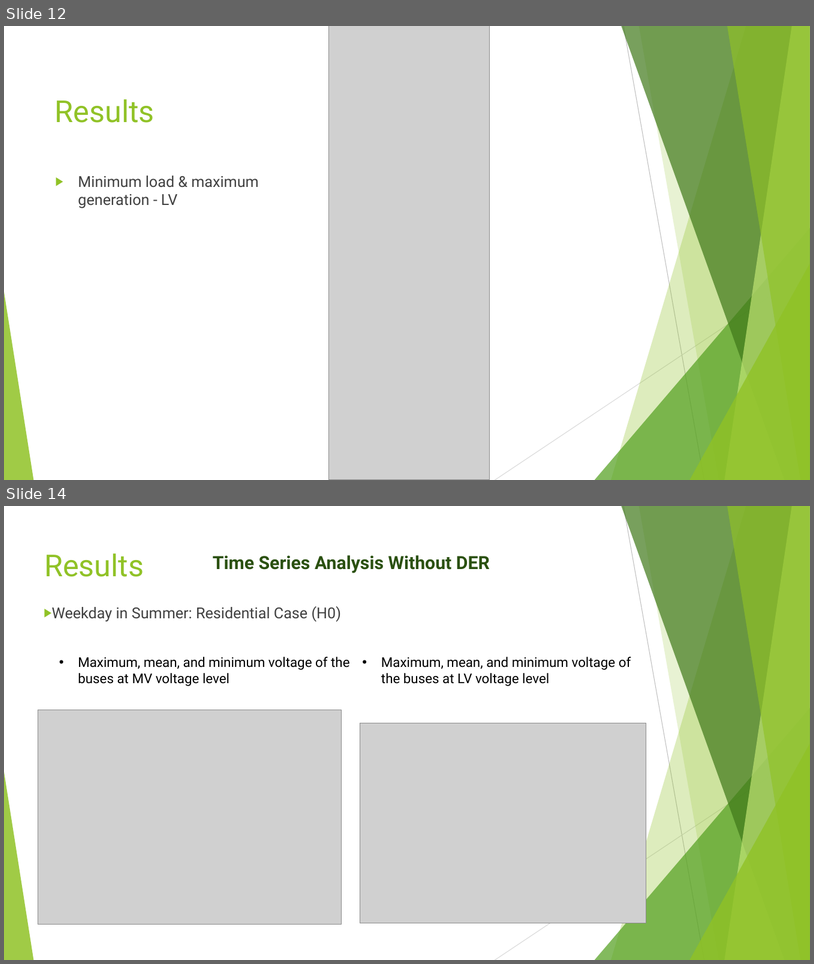
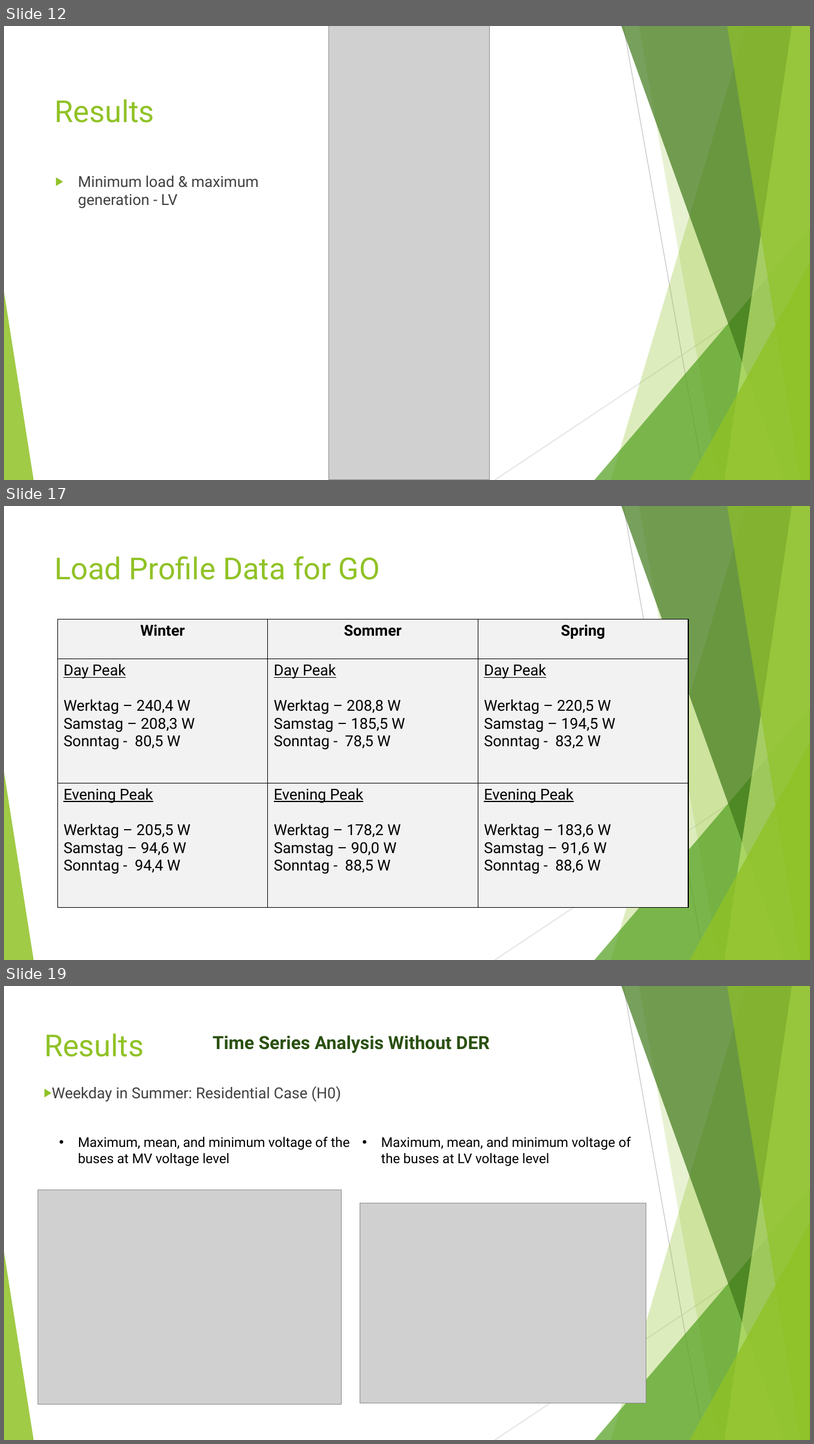
Before and after one commit to mridul2912/PSPlab22_1119250_Mridul, a slide deck: Eut-Project.pptx. Shown one above the other, each under a label of ours: slides 12 and 14 before the commit, slides 12, 17 and 19 after it; the slides between them are not shown. The pictures are 814x964 and 814x1444 pixels, drawn with LibreOffice and Linux fonts; fonts in the diff are those of the drawing; grey boxes stand for pictures. Boxes give left, top, right and bottom in pixels: in the first picture for what was removed or moved away, otherwise in the second. Text is boxed around its words. In the diff, an @@ line names an element or a change of style, - is before the commit and + after.

```diff
--- a/Eut-Project.pptx
+++ b/Eut-Project.pptx
@@ slide 17 added at <box>4,506,810,960</box>, background #FFFFFF; not listed: 10 template elements that a slide beside it also shows @@
@@ title added at <box>55,556,380,580</box>, 36 pt, text #90C226 @@
+Load Profile Data for GO
@@ table added at <box>58,619,689,907</box>, 3 rows, 3 columns @@
+Winter | Sommer | Spring
+Day Peak / Werktag – 240,4 W / Samstag – 208,3 W / Sonntag - 80,5 W | Day Peak / Werktag – 208,8 W / Samstag – 185,5 W / Sonntag - 78,5 W | Day Peak / Werktag – 220,5 W / Samstag – 194,5 W / Sonntag - 83,2 W
+Evening Peak / Werktag – 205,5 W / Samstag – 94,6 W / Sonntag - 94,4 W | Evening Peak / Werktag – 178,2 W / Samstag – 90,0 W / Sonntag - 88,5 W | Evening Peak / Werktag – 183,6 W / Samstag – 91,6 W / Sonntag - 88,6 W
@@ what was slide 14 is now slide 19 @@
```
Also in this commit, not shown: 1 slide changed, 4 other slides added.
